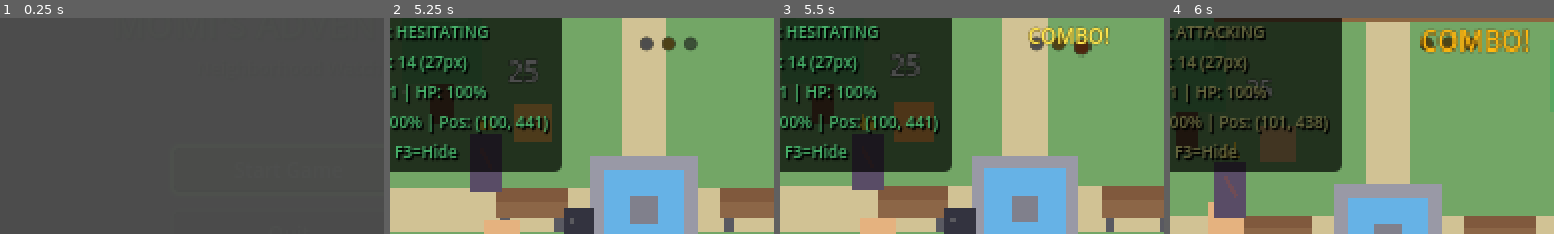
Above: before the commit, frames 1-4 (left to right).
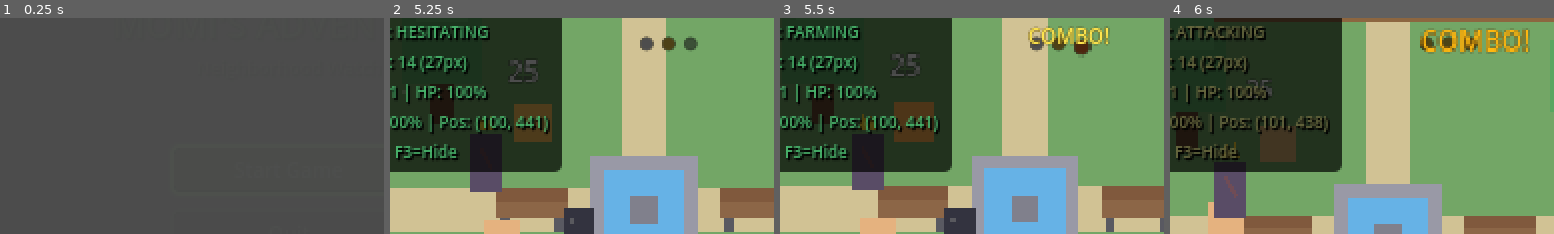
Above: after the commit, the same moments.

Repository: anthonyscry/momi-chronicles
Game: Godot game, scene res://ui/menus/title_screen.tscn
The game is run twice, just before and just after one commit, with the same random seed, the same clock (stepped at 60 frames per second) and the same inputs.
Inputs (mouse positions are % of the whole screen's width and height, from its top left):
- Up to frame 1 (0.25 s): no input
- Up to frame 2 (5.25 s): tap Enter (ui_accept) at 0.5, 0.77, 1.52, 3.02, 3.77, 4.52 s; move the mouse to (72, 45) at 0.52 s; hold D (move_right) 0.53-1.28 s; hold V (block) 0.53-1.28 s; click (72, 45) at 0.67 s; move the mouse to (30, 55) at 1.27 s; hold S (move_down) 1.28-2.03 s; tap Space (attack) at 1.35 s; tap V (block) at 1.55, 3.05, 3.8, 4.55 s; move the mouse to (60, 28) at 2.02 s; hold D (move_right) 2.03-2.78 s; hold V (block) 2.03-2.78 s; move the mouse to (45, 70) at 2.77 s; hold W (move_up) 2.78-3.53 s; tap Q (cycle_companion) at 2.85 s; click (45, 70) at 2.92 s; move the mouse to (80, 65) at 3.52 s; hold X (dodge) 3.53-4.28 s; hold A (move_left) 3.53-5.03 s; move the mouse to (20, 35) at 4.27 s; tap E (interact) at 4.35 s; move the mouse to (55, 50) at 5.02 s; hold S (move_down) from 5.03 s (still down); hold Shift (run) from 5.03 s (still down); click (55, 50) at 5.17 s
- Up to frame 3 (5.5 s): keep holding S (move_down); keep holding Shift (run); tap V (block) at 5.3 s
- Up to frame 4 (6 s): move the mouse to (35, 25) at 5.77 s; release S (move_down) at 5.78 s; release Shift (run) at 5.78 s; hold D (move_right) from 5.78 s (still down); right-click (35, 25) at 5.85 s
The pictures show only the part of the screen within x 12-62%, y 25-75%; the shares and areas given below are measured in that part.

Frames 1-2 are identical in both runs. In frame 3, 1.0% of the frame differs, in the area x 2-27%, y 3-11%; in frame 4, nothing differs.

Commit message:
feat(27): full game loop AI — FARM→SHOP→TRAVERSE→CLEAR→BOSS→VICTORY
Phase 27: Full Game Loop AI — COMPLETE
- GameLoopState enum with 6 states
- Zone progression: Neighborhood → Backyard → Sewers → Boss Arena
- Level gates: sewers at level 3, boss at level 5
- Kill tracking via enemy count delta
- Victory detection on boss defeat
- Debug log enhanced with loop state
- auto_bot.gd: ~1740 → ~1800 lines

Diff:
--- a/autoloads/auto_bot.gd
+++ b/autoloads/auto_bot.gd
@@ -99,6 +99,12 @@
 const SHOP_HEALTH_ITEM_MIN: int = 3     # Shop when health items below this count
 const SHOP_COINS_MIN: int = 200          # Only shop when coins above this
 const SHOP_CHECK_INTERVAL: float = 20.0  # Check if should shop every 20s
+
+## Game loop AI settings
+const ZONE_CLEAR_CHECK_INTERVAL: float = 10.0  # Check zone clear status every 10s
+const FARM_KILL_TARGET: int = 10               # Kill N enemies before moving on
+const MIN_LEVEL_FOR_SEWERS: int = 3            # Don't enter sewers below level 3
+const MIN_LEVEL_FOR_BOSS: int = 5              # Don't fight boss below level 5
 
 ## Hazard avoidance settings
 const HAZARD_DETECTION_RANGE: float = 120.0   # How far to detect hazards
@@ -208,6 +214,14 @@
 var wants_to_shop: bool = false          # Bot wants to visit shop
 var navigating_to_shop: bool = false     # Currently walking to NPC
 var shop_npc_ref: Node = null            # Cached ShopNPC reference
+
+# Game loop AI state
+enum GameLoopState { FARM, SHOP, TRAVERSE, CLEAR, BOSS, VICTORY }
+var game_loop_state: int = GameLoopState.FARM
+var game_loop_timer: float = 5.0         # First game loop check after 5s
+var zone_kills: int = 0                  # Kills in current zone
+var game_loop_enabled: bool = true       # Enable/disable game loop AI
+var _last_enemy_count: int = 0           # For kill tracking
 
 # Debug info
 var debug_state: String = "INIT"
@@ -285,6 +299,9 @@
 	# Update hazard awareness
 	_update_hazard_awareness()
 
+	# Update game loop AI
+	_update_game_loop(delta)
+
 	# Update kiting
 	if is_kiting:
 		kite_timer -= delta
@@ -354,6 +371,9 @@
 			print("[AutoBot] Found player")
 			auto_start_attempted = false  # Reset for next title screen visit
 			_zone_size_detected = false  # Re-detect zone on new player
+			zone_kills = 0  # Reset kill counter on zone transition
+			target_zone_exit = null  # Clear exit reference
+			wants_zone_transition = false
 			_update_player_control()
 
 
@@ -1085,6 +1105,12 @@
 	# Check if surrounded (enemies on multiple sides)
 	is_surrounded = _check_if_surrounded(threat_vectors)
 
+	# Track kills by detecting enemy count drops
+	var current_living = _count_living_enemies()
+	if current_living < _last_enemy_count and _last_enemy_count > 0:
+		zone_kills += _last_enemy_count - current_living
+	_last_enemy_count = current_living
+
 
 func _update_hazard_awareness() -> void:
 	if player_ref == null:
@@ -1244,8 +1270,10 @@
 	if is_blocking:
 		block_str = " | BLOCKING" if not attempting_parry else " | PARRYING"
 
-	print("[AutoBot] State: %s | Pos: %s | HP: %s | Guard: %s | Enemies: %d | Nearest: %.0fpx%s" % [
-		debug_state, pos_str, hp_str, guard_str, living_enemies, nearest_enemy_dist, block_str
+	var loop_state_names = ["FARM", "SHOP", "TRAVERSE", "CLEAR", "BOSS", "VICTORY"]
+	var loop_str = loop_state_names[game_loop_state] if game_loop_state < loop_state_names.size() else "?"
+	print("[AutoBot] State: %s | Loop: %s | Pos: %s | HP: %s | Guard: %s | Enemies: %d | Nearest: %.0fpx | Kills: %d%s" % [
+		debug_state, loop_str, pos_str, hp_str, guard_str, living_enemies, nearest_enemy_dist, zone_kills, block_str
 	])
 
 
@@ -1586,6 +1614,179 @@
 				score += value * 0.5    # EXP is nice but not survival
 
 	return score
+
+
+# =============================================================================
+# GAME LOOP AI (Phase 27)
+# =============================================================================
+
+## Main game loop AI — decides high-level objectives
+func _update_game_loop(delta: float) -> void:
+	if not game_loop_enabled or player_ref == null:
+		return
+
+	game_loop_timer -= delta
+	if game_loop_timer > 0:
+		return
+	game_loop_timer = ZONE_CLEAR_CHECK_INTERVAL
+
+	var current_zone_id = ""
+	if is_instance_valid(current_zone_ref):
+		current_zone_id = current_zone_ref.zone_id
+
+	var player_level = player_ref.get_current_level() if player_ref.has_method("get_current_level") else 1
+
+	match game_loop_state:
+		GameLoopState.FARM:
+			_game_loop_farm(current_zone_id, player_level)
+		GameLoopState.SHOP:
+			_game_loop_shop(current_zone_id)
+		GameLoopState.TRAVERSE:
+			_game_loop_traverse(current_zone_id, player_level)
+		GameLoopState.CLEAR:
+			_game_loop_clear(current_zone_id, player_level)
+		GameLoopState.BOSS:
+			_game_loop_boss(current_zone_id)
+		GameLoopState.VICTORY:
+			debug_state = "VICTORY"
+
+
+## FARM state: Kill enemies in neighborhood to level up and earn coins
+func _game_loop_farm(zone_id: String, level: int) -> void:
+	# If we're not in neighborhood, navigate there
+	if zone_id != "neighborhood" and zone_id != "":
+		wants_zone_transition = true
+		target_exit_zone_id = "neighborhood"
+		return
+
+	# Check if we've farmed enough or leveled enough
+	if level >= MIN_LEVEL_FOR_SEWERS or zone_kills >= FARM_KILL_TARGET:
+		# Transition to SHOP before moving on
+		game_loop_state = GameLoopState.SHOP
+		print("[AutoBot GameLoop] FARM → SHOP (level: %d, kills: %d)" % [level, zone_kills])
+		return
+
+	# Otherwise, just fight (default wander + combat behavior handles this)
+	debug_state = "FARMING"
+
+
+## SHOP state: Visit Nutkin to buy supplies
+func _game_loop_shop(zone_id: String) -> void:
+	# Must be in neighborhood for shop
+	if zone_id != "neighborhood":
+		wants_zone_transition = true
+		target_exit_zone_id = "neighborhood"
+		return
+
+	# Trigger shop visit
+	if not wants_to_shop and not navigating_to_shop:
+		if GameManager.coins >= 50:  # Lower threshold for game loop shop
+			wants_to_shop = true
+			debug_state = "SHOPPING"
+		else:
+			# Not enough coins, skip shopping
+			game_loop_state = GameLoopState.TRAVERSE
+			print("[AutoBot GameLoop] SHOP → TRAVERSE (low coins)")
+			return
+
+	# If shop visit completed (wants_to_shop reset by navigation)
+	if not wants_to_shop and not navigating_to_shop:
+		game_loop_state = GameLoopState.TRAVERSE
+		print("[AutoBot GameLoop] SHOP → TRAVERSE")
+
+
+## TRAVERSE state: Move to next zone
+func _game_loop_traverse(zone_id: String, level: int) -> void:
+	# Determine destination based on progression
+	var destination = _get_next_zone(zone_id, level)
+
+	if destination == zone_id or destination.is_empty():
+		# Already in target zone, move to CLEAR
+		game_loop_state = GameLoopState.CLEAR
+		zone_kills = 0
+		print("[AutoBot GameLoop] TRAVERSE → CLEAR (zone: %s)" % zone_id)
+		return
+
+	# Navigate to destination
+	wants_zone_transition = true
+	target_exit_zone_id = destination
+	debug_state = "TRAVERSING"
+
+
+## CLEAR state: Clear all enemies in current zone
+func _game_loop_clear(zone_id: String, level: int) -> void:
+	# Check if zone is clear
+	var living_enemies = _count_living_enemies()
+
+	if living_enemies == 0:
+		# Zone is clear — decide next step
+		if zone_id == "sewers" and level >= MIN_LEVEL_FOR_BOSS:
+			# Ready for boss
+			game_loop_state = GameLoopState.BOSS
+			print("[AutoBot GameLoop] CLEAR → BOSS (sewers cleared)")
+		elif zone_id == "neighborhood":
+			# Move to backyard
+			game_loop_state = GameLoopState.TRAVERSE
+			print("[AutoBot GameLoop] CLEAR → TRAVERSE (neighborhood cleared)")
+		elif zone_id == "backyard":
+			# Move to sewers
+			game_loop_state = GameLoopState.TRAVERSE
+			print("[AutoBot GameLoop] CLEAR → TRAVERSE (backyard cleared)")
+		else:
+			# Default: go back to farming
+			game_loop_state = GameLoopState.FARM
+			zone_kills = 0
+		return
+
+	# Still enemies — fight them (default behavior handles combat)
+	debug_state = "CLEARING"
+
+
+## BOSS state: Navigate to and fight the boss
+func _game_loop_boss(zone_id: String) -> void:
+	if zone_id != "sewers" and zone_id != "boss_arena":
+		# Need to get to sewers first
+		wants_zone_transition = true
+		target_exit_zone_id = "sewers"
+		return
+
+	if zone_id == "sewers":
+		# Navigate to boss door
+		wants_zone_transition = true
+		target_exit_zone_id = "boss_arena"
+		debug_state = "GOING_TO_BOSS"
+		return
+
+	if zone_id == "boss_arena":
+		# We're in the boss room — fight! (combat AI handles the rest)
+		debug_state = "BOSS_FIGHT"
+
+		# Check if boss is defeated
+		var boss_defeated = GameManager.boss_defeated if "boss_defeated" in GameManager else false
+		if boss_defeated:
+			game_loop_state = GameLoopState.VICTORY
+			print("[AutoBot GameLoop] BOSS → VICTORY! Boss defeated!")
+
+
+## Determine next zone in progression
+func _get_next_zone(current_zone: String, level: int) -> String:
+	match current_zone:
+		"neighborhood":
+			return "backyard"
+		"backyard":
+			if level >= MIN_LEVEL_FOR_SEWERS:
+				return "sewers"
+			else:
+				return "neighborhood"  # Go back to farm more
+		"sewers":
+			if level >= MIN_LEVEL_FOR_BOSS:
+				return "boss_arena"
+			else:
+				return "neighborhood"  # Go back to level up
+		"boss_arena":
+			return ""  # Stay in boss arena
+		_:
+			return "neighborhood"  # Default start zone
 
 
 # =============================================================================
Not shown, added: .planning/phases/27-game-loop-ai/27-01-PLAN.md
Not shown, added: .planning/phases/27-game-loop-ai/27-01-SUMMARY.md
